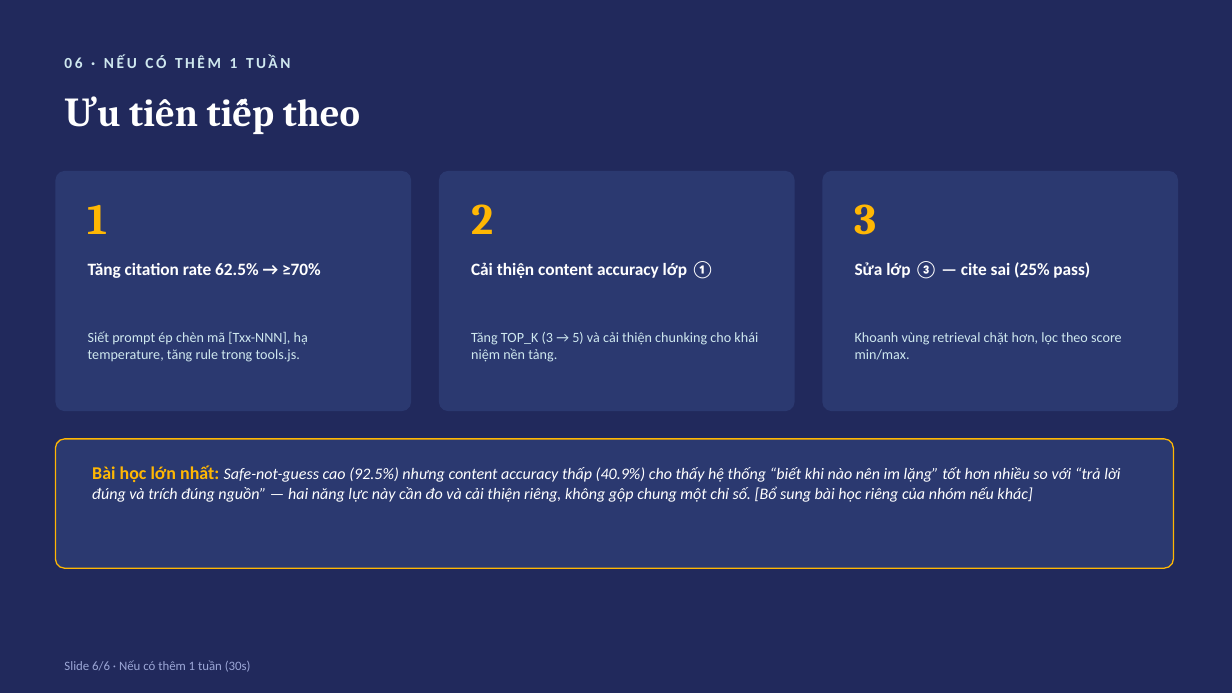
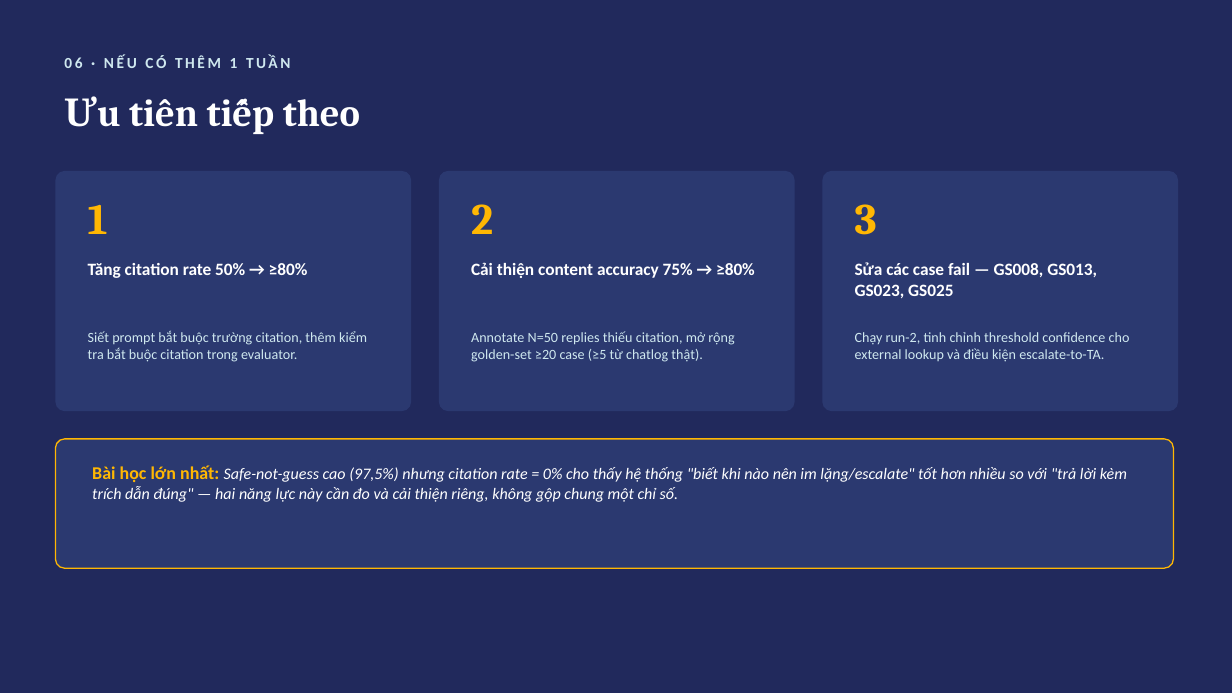
Before and after one commit to Pistachio-Big/K3-hackathon-Funny-E403, a slide deck: slide 6 of slides.pptx. Drawn at 1232x693 pixels with LibreOffice and Linux fonts; fonts in the diff are those of the drawing. Boxes give left, top, right and bottom in pixels: in the first picture for what was removed or moved away, otherwise in the second. Text is boxed around its words. In the diff, an @@ line names an element or a change of style, - is before the commit and + after.

```diff
--- a/slides.pptx
+++ b/slides.pptx
@@ text at (x1=88, y1=263, x2=308, y2=278): text changed @@
-Tăng citation rate 62.5% → ≥70%
+Tăng citation rate 50% → ≥80%
@@ text at (x1=471, y1=262, x2=755, y2=278): text changed @@
-Cải thiện content accuracy lớp ①
+Cải thiện content accuracy 75% → ≥80%
@@ text at (x1=855, y1=262, x2=1097, y2=298): text changed @@
-Sửa lớp ③ — cite sai (25% pass)
+Sửa các case fail — GS008, GS013, GS023, GS025
@@ text at (x1=88, y1=330, x2=367, y2=362): text changed @@
-Siết prompt ép chèn mã [Txx-NNN], hạ temperature, tăng rule trong tools.js.
+Siết prompt bắt buộc trường citation, thêm kiểm tra bắt buộc citation trong evaluator.
@@ text at (x1=471, y1=331, x2=734, y2=362): text changed @@
-Tăng TOP_K (3 → 5) và cải thiện chunking cho khái niệm nền tảng.
+Annotate N=50 replies thiếu citation, mở rộng golden-set ≥20 case (≥5 từ chatlog thật).
@@ text at (x1=855, y1=332, x2=1130, y2=362): text changed @@
-Khoanh vùng retrieval chặt hơn, lọc theo score min/max.
+Chạy run-2, tinh chỉnh threshold confidence cho external lookup và điều kiện escalate-to-TA.
@@ text at (x1=92, y1=465, x2=1127, y2=502): text changed @@
-Bài học lớn nhất: Safe-not-guess cao (92.5%) nhưng content accuracy thấp (40.9%) cho thấy hệ thống “biết khi nào nên im lặng” tốt hơn nhiều so với “trả lời đúng và trích đúng nguồn” — hai năng lực này cần đo và cải thiện riêng, không gộp chung một chỉ số. [Bổ sung bài học riêng của nhóm nếu khác]
+Bài học lớn nhất: Safe-not-guess cao (97,5%) nhưng citation rate = 0% cho thấy hệ thống "biết khi nào nên im lặng/escalate" tốt hơn nhiều so với "trả lời kèm trích dẫn đúng" — hai năng lực này cần đo và cải thiện riêng, không gộp chung một chỉ số.
@@ text removed at (x1=64, y1=660, x2=251, y2=672) @@
-Slide 6/6 · Nếu có thêm 1 tuần (30s)
```
Also in this commit, not shown: 4 other slides changed, 1 slide added, 1 slide removed, 1 other file.
